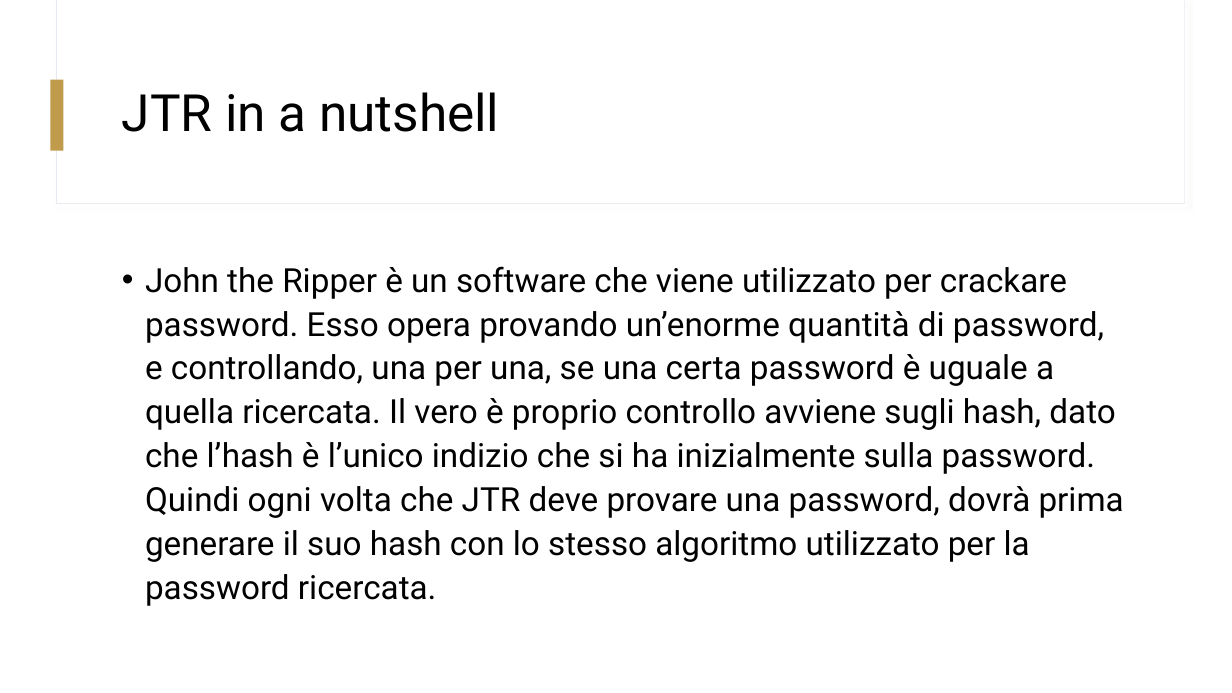
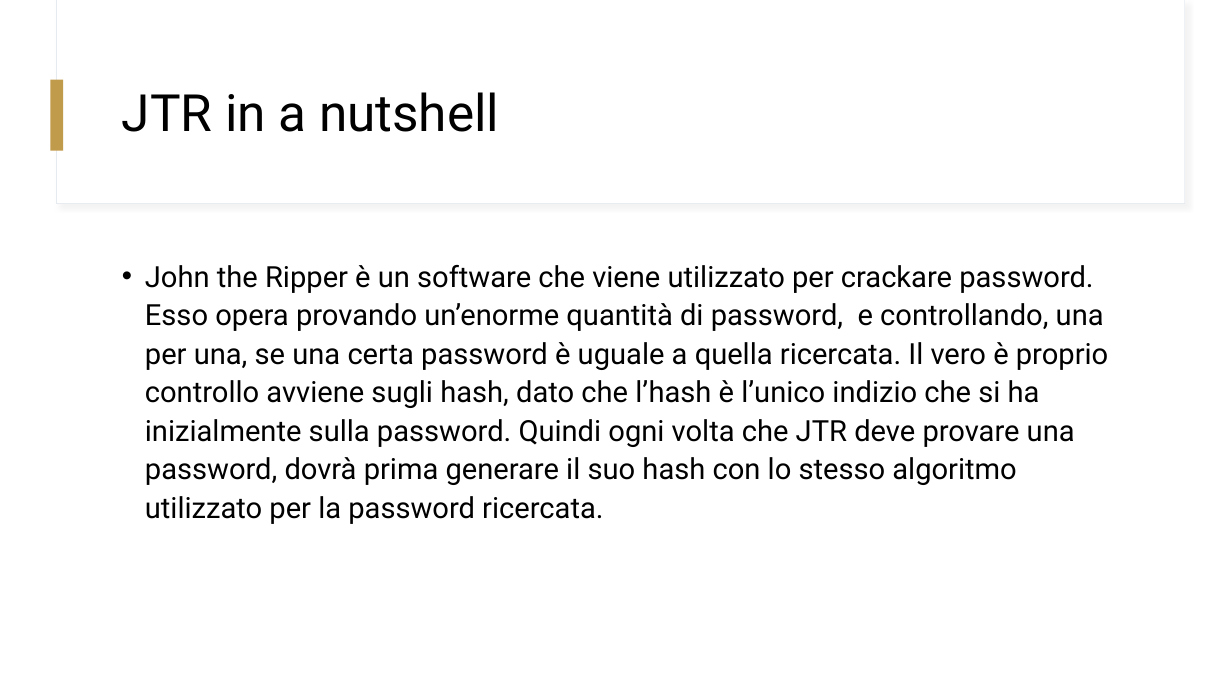
Before and after one commit to GiorgioBelli/npJohn, a slide deck: slide 2 of NPJohn.pptx. Drawn at 1232x693 pixels with LibreOffice and Linux fonts; fonts in the diff are those of the drawing. Boxes give left, top, right and bottom in pixels: in the first picture for what was removed or moved away, otherwise in the second. Text is boxed around its words. In the diff, an @@ line names an element or a change of style, - is before the commit and + after.

```diff
--- a/NPJohn.pptx
+++ b/NPJohn.pptx
@@ text "John the Ripper è un ..." at (145,265,1108,524): size 25.9 to 22.7 pt @@
```
Also in this commit, not shown: 5 other slides changed, 3 slides added, 1 other file.
